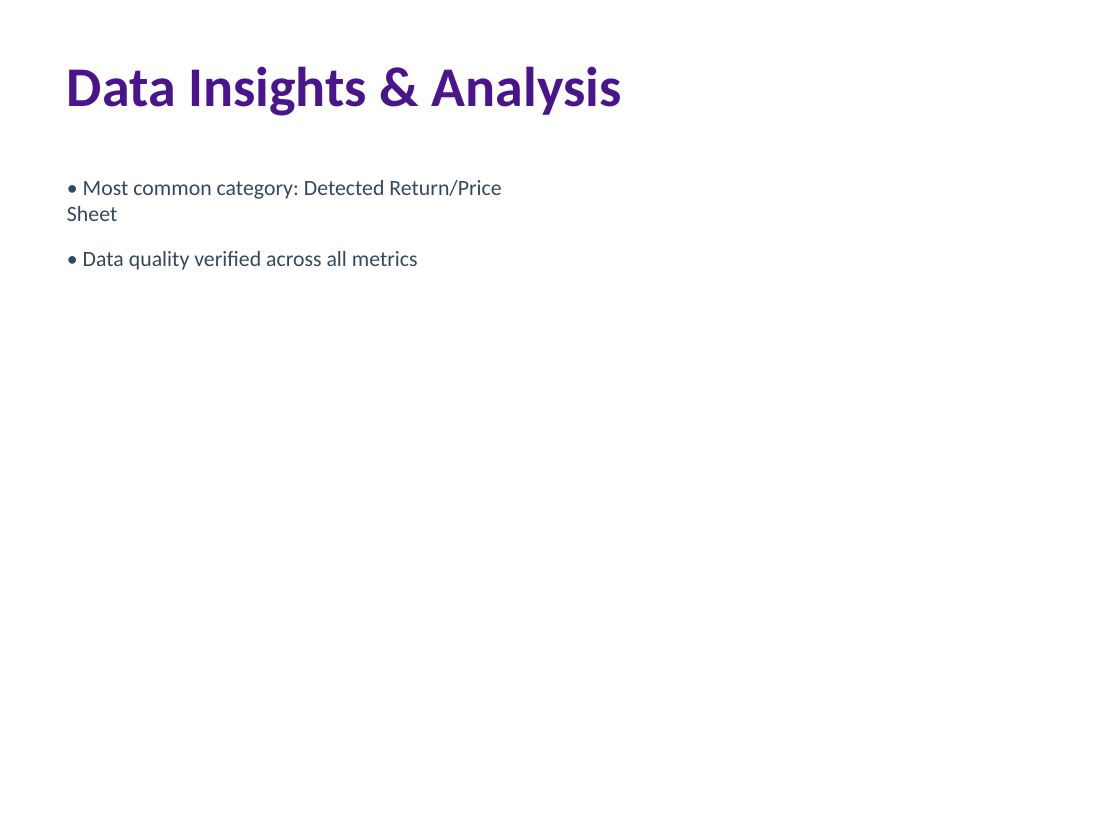
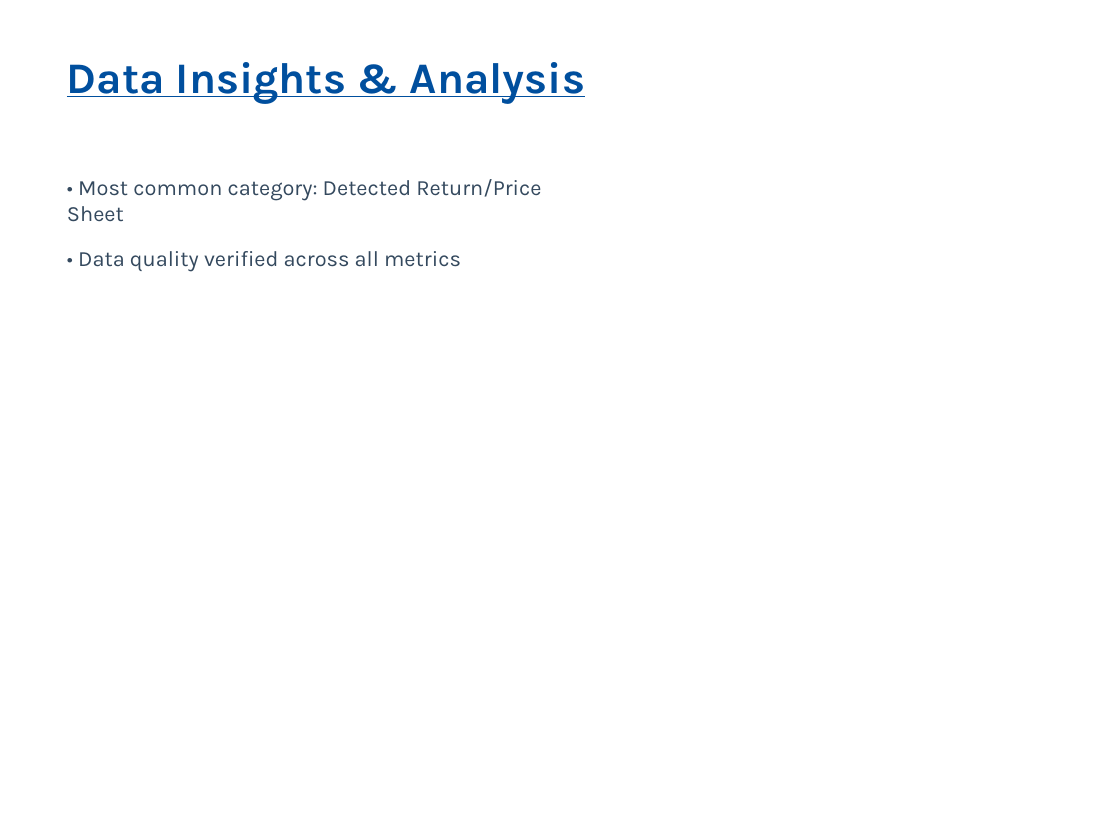
Before and after one commit to gaurav13407/FINEDECK-Excel-to-PPT-, a slide deck: slide 5 of test_output/backend_integration_test.pptx. Drawn at 1120x840 pixels with LibreOffice and Linux fonts; fonts in the diff are those of the drawing. Boxes give left, top, right and bottom in pixels: in the first picture for what was removed or moved away, otherwise in the second. Text is boxed around its words. In the diff, an @@ line names an element or a change of style, - is before the commit and + after.

```diff
--- a/test_output/backend_integration_test.pptx
+++ b/test_output/backend_integration_test.pptx
@@ text "Data Insights & Analysis" at [67, 62, 585, 104]: size 36 to 28 pt, font Calibri to Karla, text colour #4A148C to #004F9E, underline on @@
@@ text "• Most common category: Detected ..." at [67, 179, 541, 272]: font Calibri to Karla @@
```
Also in this commit, not shown: 9 other slides changed, 8 other files.
